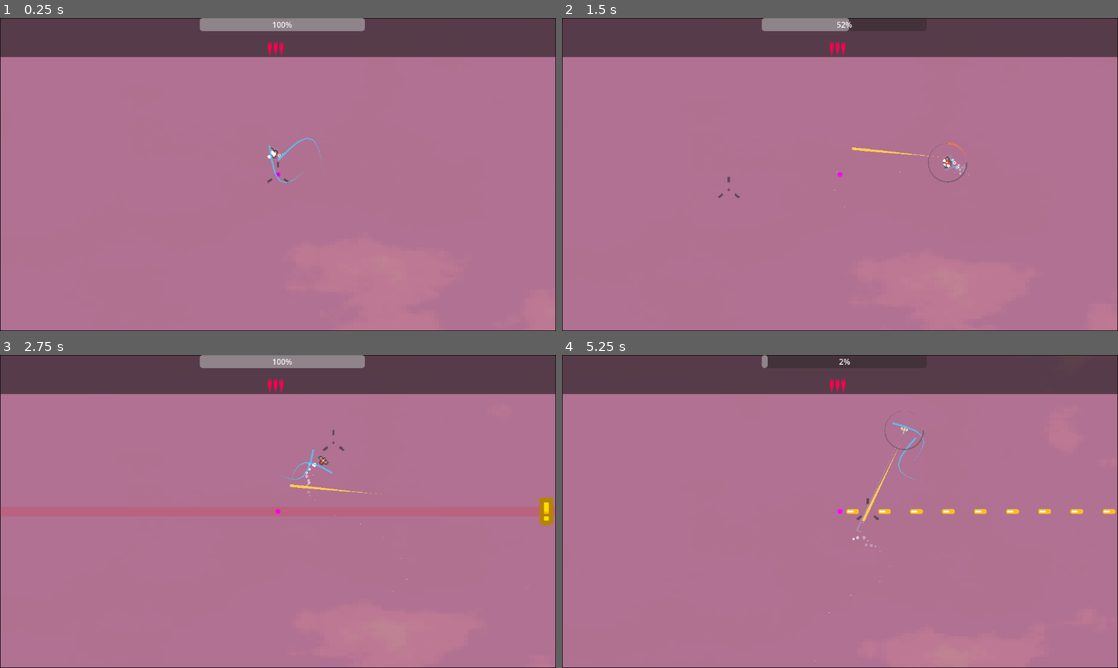
Above: before the commit, frames 1-4 (two rows, left to right).
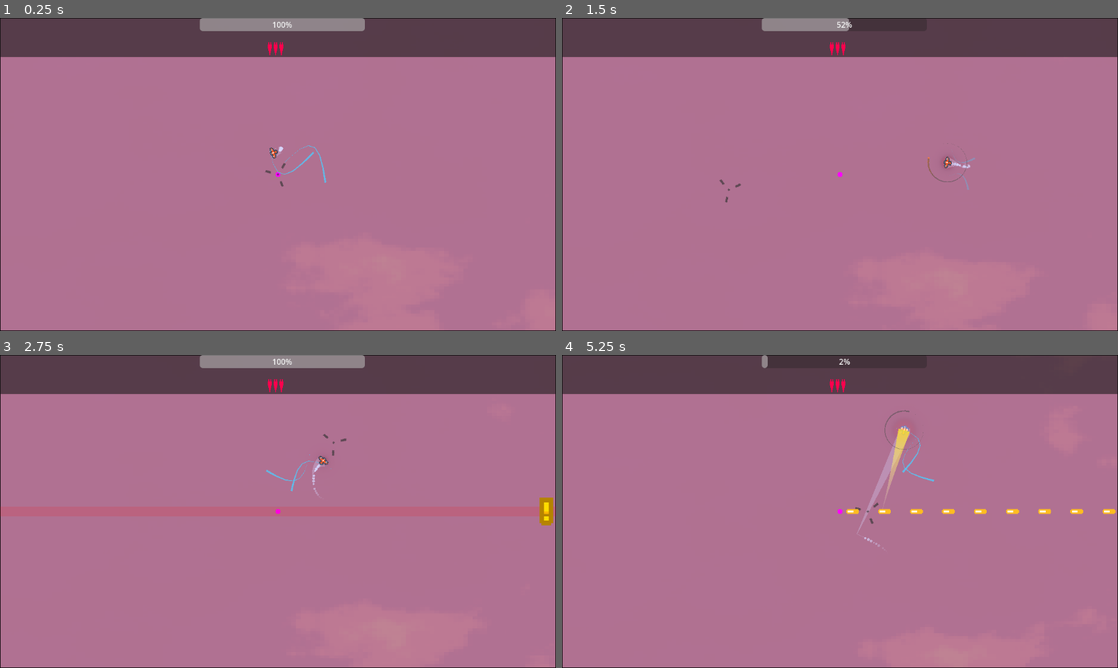
Above: after the commit, the same moments.

Repository: kickflip-games/red_alert
Game: Godot game, scene res://scenes/Main.tscn
Two runs of this game, one before a commit and one after it. Both use one fixed random seed, a clock stepped at 60 frames per second and the inputs below.
Inputs (mouse positions are in pixels of both pictures, inside the frame that each line leads up to):
- Up to frame 1 (0.25 s): no input
- Up to frame 2 (1.5 s): move the mouse to (962, 158) at 0.52 s; press the mouse at (962, 158) at 0.53 s; move the mouse to (728, 190) at 1.27 s; release the mouse at (728, 190) at 1.28 s; click (728, 190) at 1.35 s
- Up to frame 3 (2.75 s): move the mouse to (333, 442) at 2.02 s; press the mouse at (333, 442) at 2.03 s
- Up to frame 4 (5.25 s): move the mouse to (812, 574) at 2.77 s; release the mouse at (812, 574) at 2.78 s; click (812, 574) at 2.85 s; move the mouse to (1006, 558) at 3.52 s; press the mouse at (1006, 558) at 3.53 s; move the mouse to (673, 464) at 4.27 s; release the mouse at (673, 464) at 4.28 s; click (673, 464) at 4.35 s; move the mouse to (867, 511) at 5.02 s; press the mouse at (867, 511) at 5.03 s

The runs differ from the first frame. In frame 1, 0.3% of the frame differs, in the area x 47-59%, y 38-54%; in frame 2, 0.3%; in frame 3, 0.3%; in frame 4, 0.7%, in the area x 45-67%, y 17-98%.

Commit message:
add player FXs

Diff:
--- a/scenes/player/Player.gd
+++ b/scenes/player/Player.gd
@@ -26,7 +26,7 @@
 # --- Juice FX ---
 @export var hit_pause_duration := 0.08  # Hit pause duration
 @export var dash_bloom_intensity := 1.8
-@export var dash_trail_fade_speed := 5.0
+@export var dash_trail_fade_duration := 0.2
 @export var idle_pulse_speed := 2.0
 @export var dash_dial_radius := 40.0  # Distance from player center
 
@@ -50,7 +50,9 @@
 var dash_trail_points: Array = []
 var max_trail_points := 15
 var movement_trail_points: Array = []
-var max_movement_trail_points := 6
+var max_movement_trail_points := 20
+var dash_trail_tween: Tween
+var dash_trail_active = false
 
 # --- Nodes ---
 @onready var sprite: Sprite2D = $Sprite2D
@@ -76,14 +78,14 @@
 	reticle.modulate.a = 0.5
 	collision_area.connect("body_entered", _on_body_entered)
 	emit_signal("hp_changed", current_hp)
-	last_rotation = sprite.rotation
+	last_rotation = rotation
 
 	# Setup all visual systems
 	_setup_turn_fx()
-	_setup_dash_trail()
-	_setup_movement_trail()
+	#_setup_movement_trail()
 	_setup_dash_dial()
-	_setup_particles()
+
+
 
 func _setup_turn_fx():
 	# Left wing trail with curve support
@@ -96,15 +98,11 @@
 	turn_fx_right.default_color = Color(0.3, 0.8, 1.0, 0.0)
 	turn_fx_right.visible = false
 
-func _setup_dash_trail():
-	dash_trail.width = 6.0
-	dash_trail.default_color = Color(1.0, 0.8, 0.3, 1.0)
-	dash_trail.visible = false
 
 func _setup_movement_trail():
 	movement_trail.width = 2.0
-	movement_trail.default_color = Color(0.6, 0.9, 1.0, 0.4)
-	movement_trail.visible = false
+	movement_trail.default_color = Color(1.0, 1.0, 1.0, 0.7)
+	movement_trail.visible = true
 
 func _setup_dash_dial():
 	# Background circle (full circle)
@@ -116,18 +114,7 @@
 	dash_dial.width = 4.0
 	dash_dial.default_color = Color(0.2, 0.8, 1.0, 0.8)
 
-func _setup_particles():
-	# Movement particles for constant motion feedback
-	if movement_particles:
-		movement_particles.emitting = false
-		movement_particles.amount = 20
-		movement_particles.lifetime = 0.8
-
-	# Idle pulse particles for "alive" feeling
-	if idle_pulse_particles:
-		idle_pulse_particles.emitting = true
-		idle_pulse_particles.amount = 8
-		idle_pulse_particles.lifetime = 2.0
+
 
 func _process(delta):
 	if is_hit_paused:
@@ -150,7 +137,7 @@
 		_handle_mouse_input()
 		_apply_momentum_movement(delta)
 		dash_cooldown_timer = max(dash_cooldown_timer - delta, 0.0)
-		_fade_dash_trail(delta)
+
 		_update_movement_trail()
 		_update_movement_particles()
 
@@ -158,7 +145,7 @@
 	_update_turn_effects(delta)
 	_update_reticle(delta)
 	_update_dash_dial()
-	_update_idle_pulse(delta)
+	#_update_idle_pulse(delta)
 	emit_signal("dash_cooldown_updated", _get_dash_percent_ready())
 
 func _input(event):
@@ -220,7 +207,7 @@
 		current_speed *= dash_start_boost
 
 	global_position += dash_direction * current_speed * delta
-	sprite.rotation = dash_direction.angle()
+	rotation = dash_direction.angle()
 
 func end_dash():
 	is_dashing = false
@@ -238,6 +225,8 @@
 
 	# Add velocity for smooth transition
 	velocity += dash_direction * 200.0
+
+	start_dash_trail_fade()
 
 # --- Enhanced Movement System ---
 func _handle_mouse_input():
@@ -281,22 +270,22 @@
 func _handle_rotation_and_turns(delta):
 	if velocity.length() > 10.0:
 		var target_rotation = velocity.angle()
-		sprite.rotation = lerp_angle(sprite.rotation, target_rotation, turn_rate * delta)
-
-		var rotation_change = abs(angle_difference(sprite.rotation, last_rotation))
+		rotation = lerp_angle(rotation, target_rotation, turn_rate * delta)
+
+		var rotation_change = abs(angle_difference(rotation, last_rotation))
 		var turn_speed = rotation_change / delta
 
 		if turn_speed > sharp_turn_threshold:
 			_trigger_curved_turn_effects(turn_speed)
 
-		last_rotation = sprite.rotation
+		last_rotation = rotation
 
 # --- Enhanced Turn Effects with Curves ---
 func _trigger_curved_turn_effects(turn_intensity: float):
 	turn_fx_timer = turn_fx_duration
 
 	var wing_offset = 25.0
-	var wing_direction = Vector2(cos(sprite.rotation + PI/2), sin(sprite.rotation + PI/2))
+	var wing_direction = Vector2(cos(rotation + PI/2), sin(rotation + PI/2))
 
 	# Create curved trails based on velocity history
 	var left_wing_pos = global_position - wing_direction * wing_offset
@@ -325,22 +314,17 @@
 
 # --- Movement Trail System ---
 func _update_movement_trail():
-	if velocity.length() > 20.0:  # Only show trail when moving
-		movement_trail_points.append(global_position)
-		if movement_trail_points.size() > max_movement_trail_points:
-			movement_trail_points.pop_front()
-
-		movement_trail.visible = true
-		movement_trail.clear_points()
-
-		for i in range(movement_trail_points.size()):
-			var alpha = float(i) / float(movement_trail_points.size())
-			movement_trail.add_point(to_local(movement_trail_points[i]))
-			# Fade trail points
-			movement_trail.default_color.a = 0.4 * alpha
-	else:
-		movement_trail.visible = false
-		movement_trail_points.clear()
+	movement_trail_points.append(global_position)
+	if movement_trail_points.size() > max_movement_trail_points:
+		movement_trail_points.pop_front()
+
+	movement_trail.visible = true
+	movement_trail.clear_points()
+
+	# Add all points first
+	for point in movement_trail_points:
+		movement_trail.add_point(to_local(point))
+
 
 func _update_movement_particles():
 	if movement_particles:
@@ -388,45 +372,39 @@
 		var point = Vector2(cos(angle), sin(angle)) * radius
 		line.add_point(point)
 
-# --- Idle Pulse Effect ---
-func _update_idle_pulse(delta):
-	if idle_pulse_particles and velocity.length() < 10.0:  # Only when mostly idle
-		var t = Time.get_ticks_msec() / 1000.0
-		var pulse = sin(t * idle_pulse_speed) * 0.3 + 0.7
-		idle_pulse_particles.scale_amount_min = pulse
-		idle_pulse_particles.scale_amount_max = pulse * 1.2
-
-		# Subtle sprite pulse when idle
-		sprite.scale = Vector2.ONE * (1.0 + pulse * 0.05)
-
-# --- Enhanced Dash Trail ---
+
 func _update_dash_trail():
 	dash_trail_points.append(global_position)
 	if dash_trail_points.size() > max_trail_points:
 		dash_trail_points.pop_front()
 
 	dash_trail.clear_points()
-	for i in range(dash_trail_points.size()):
-		var alpha = float(i) / float(dash_trail_points.size())
-		dash_trail.add_point(to_local(dash_trail_points[i]))
-		# Create width variation for more dynamic trail
-		dash_trail.width = 6.0 * alpha
-
-func _fade_dash_trail(delta):
-	if dash_trail_points.size() > 0:
-		# Faster fade out
-		var remove_count = int(dash_trail_fade_speed * delta)
-		for i in range(remove_count):
-			if dash_trail_points.size() > 0:
-				dash_trail_points.pop_front()
-
-		if dash_trail_points.size() > 0:
-			dash_trail.clear_points()
-			for i in range(dash_trail_points.size()):
-				var alpha = float(i) / float(dash_trail_points.size())
-				dash_trail.add_point(to_local(dash_trail_points[i]))
-		else:
-			dash_trail.visible = false
+
+	# Add all points first
+	for point in dash_trail_points:
+		dash_trail.add_point(to_local(point))
+
+
+
+func start_dash_trail_fade():
+	if dash_trail_active:
+		return
+
+
+	dash_trail_tween = create_tween()
+	dash_trail_tween.finished.connect(_on_dash_trail_fade_complete)
+
+	dash_trail_active = true
+	# Tween the entire trail's modulate alpha from 1.0 to 0.0
+	dash_trail_tween.tween_property(dash_trail, "modulate:a", 0.0, dash_trail_fade_duration)
+
+func _on_dash_trail_fade_complete():
+	dash_trail.visible = false
+	dash_trail.modulate.a = 1.0  # Reset for next time
+	dash_trail_points.clear()
+	dash_trail_active = false
+
+
 
 # --- Rest of the original functions ---
 func _update_turn_effects(delta):
--- a/scenes/player/Player.tscn
+++ b/scenes/player/Player.tscn
@@ -1,23 +1,13 @@
-[gd_scene load_steps=15 format=3 uid="uid://corxhrleskgv"]
+[gd_scene load_steps=19 format=3 uid="uid://corxhrleskgv"]
 
 [ext_resource type="Script" uid="uid://ct2s5gu2mvdyu" path="res://scenes/player/Player.gd" id="1_p0vlq"]
 [ext_resource type="Texture2D" uid="uid://dnj15kqmp5xsi" path="res://assets/textures/ship.png" id="2_4kuee"]
 [ext_resource type="Texture2D" uid="uid://cyedncb0hj8an" path="res://assets/textures/crosshair102.png" id="2_gfjak"]
-[ext_resource type="Texture2D" uid="uid://cug8ieqscrkf" path="res://assets/textures/smoke/no_border/smoke.png" id="4_524rm"]
+[ext_resource type="Texture2D" uid="uid://o686rxigi4bg" path="res://assets/textures/smoke/no_border/smokeWhite2.png" id="4_tpg5x"]
+[ext_resource type="Texture2D" uid="uid://ngvl70ryox6o" path="res://assets/textures/particles/circles/circle_05.png" id="5_tpg5x"]
 
 [sub_resource type="CircleShape2D" id="CircleShape2D_4kuee"]
 radius = 4.0
-
-[sub_resource type="CanvasItemMaterial" id="CanvasItemMaterial_524rm"]
-particles_animation = true
-particles_anim_h_frames = 3
-particles_anim_v_frames = 1
-particles_anim_loop = false
-
-[sub_resource type="AtlasTexture" id="AtlasTexture_tpg5x"]
-atlas = ExtResource("4_524rm")
-region = Rect2(0, 0, 308, 123)
-filter_clip = true
 
 [sub_resource type="Curve" id="Curve_524rm"]
 _data = [Vector2(0, 0.98683333), 0.0, 0.0, 0, 0, Vector2(0.85160434, 0), 0.0, 0.0, 0, 0]
@@ -35,9 +25,7 @@
 
 [sub_resource type="ParticleProcessMaterial" id="ParticleProcessMaterial_4kuee"]
 particle_flag_disable_z = true
-emission_shape_scale = Vector3(5.81, 8.57, 1)
-emission_shape = 3
-emission_box_extents = Vector3(1, 1, 1)
+emission_shape_scale = Vector3(5.81, 2.79, 1)
 angle_min = -360.0
 angle_max = 360.00003
 initial_velocity_min = -1.0
@@ -47,15 +35,36 @@
 scale_max = 0.099999994
 scale_curve = SubResource("CurveTexture_pn6s4")
 alpha_curve = SubResource("CurveTexture_tpg5x")
-anim_offset_max = 1.0
+
+[sub_resource type="Curve" id="Curve_tpg5x"]
+_data = [Vector2(0, 0.4698795), 0.0, 0.0, 0, 0, Vector2(0.49360144, 0.40160638), 0.0, 0.0, 0, 0, Vector2(1, 0), 0.0, 0.0, 0, 0]
+point_count = 3
+
+[sub_resource type="CurveTexture" id="CurveTexture_c3xxp"]
+curve = SubResource("Curve_tpg5x")
+
+[sub_resource type="Curve" id="Curve_npwbq"]
+_data = [Vector2(0, 0), 0.0, -0.11413006, 0, 0, Vector2(0.99999994, 0.9962482), 0.0, 0.0, 0, 0]
+point_count = 2
+
+[sub_resource type="CurveTexture" id="CurveTexture_v42im"]
+curve = SubResource("Curve_npwbq")
 
 [sub_resource type="ParticleProcessMaterial" id="ParticleProcessMaterial_524rm"]
 particle_flag_disable_z = true
-gravity = Vector3(0, 98, 0)
+gravity = Vector3(0, 0, 0)
+scale_min = 0.29999998
+scale_max = 0.29999998
+scale_curve = SubResource("CurveTexture_v42im")
+color = Color(0.99999946, 0.25715935, 0.14630243, 1)
+alpha_curve = SubResource("CurveTexture_c3xxp")
 
 [sub_resource type="Curve" id="Curve_4kuee"]
-_data = [Vector2(0, 1), 0.0, 0.0, 0, 0, Vector2(0.99053025, 0), 0.0, 0.0, 0, 0]
+_data = [Vector2(0, 0), 0.0, 0.0, 0, 0, Vector2(1, 1), 1.5548363, 0.0, 0, 0]
 point_count = 2
+
+[sub_resource type="Gradient" id="Gradient_tpg5x"]
+colors = PackedColorArray(1, 1, 1, 0, 1, 0.9063318, 0.13335153, 1)
 
 [node name="Player" type="Node2D"]
 script = ExtResource("1_p0vlq")
@@ -75,11 +84,11 @@
 shape = SubResource("CircleShape2D_4kuee")
 
 [node name="MovementParticles" type="GPUParticles2D" parent="."]
-material = SubResource("CanvasItemMaterial_524rm")
+z_index = -1
 position = Vector2(-10, 0)
-amount = 10
-texture = SubResource("AtlasTexture_tpg5x")
-lifetime = 2.0
+amount = 20
+texture = ExtResource("4_tpg5x")
+lifetime = 0.8
 randomness = 0.5
 process_material = SubResource("ParticleProcessMaterial_4kuee")
 
@@ -87,13 +96,19 @@
 process_material = SubResource("ParticleProcessMaterial_524rm")
 
 [node name="IdlePulseParticles" type="GPUParticles2D" parent="."]
+z_index = -1
+amount = 2
+texture = ExtResource("5_tpg5x")
+lifetime = 3.0
+local_coords = true
 process_material = SubResource("ParticleProcessMaterial_524rm")
 
 [node name="MovementTrail" type="Line2D" parent="."]
-position = Vector2(0, -8)
-points = PackedVector2Array(0, 0, 0, 0)
-width = 5.0
+z_index = -1
+points = PackedVector2Array(-33.25, 0, -30, 0, -25, 0, -20, 0, -15, 0, -10, 0, -5, 0, 0, 0)
+width = 24.18
 width_curve = SubResource("Curve_4kuee")
+default_color = Color(1, 1, 1, 0.30600002)
 
 [node name="TurnFXLeft" type="Line2D" parent="."]
 position = Vector2(0, -8)
@@ -108,9 +123,12 @@
 width_curve = SubResource("Curve_4kuee")
 
 [node name="DashTrail" type="Line2D" parent="."]
-points = PackedVector2Array(0, 0, 0, 0)
+visible = false
+points = PackedVector2Array(-20.13, 0, 0, 0)
+width = 24.18
 width_curve = SubResource("Curve_4kuee")
-default_color = Color(0, 0, 0, 1)
+default_color = Color(1, 0.9063318, 0.13335153, 1)
+gradient = SubResource("Gradient_tpg5x")
 
 [node name="DashDial" type="Line2D" parent="."]
 points = PackedVector2Array(0, 0, 0, 0)
Binary file added: assets/textures/logo.png
Not shown, added: assets/textures/logo.png.import
Not shown, added: assets/textures/particles/circles/circle_01.png.import
Not shown, added: assets/textures/particles/circles/circle_02.png.import
Not shown, added: assets/textures/particles/circles/circle_03.png.import
Not shown, added: assets/textures/particles/circles/circle_04.png.import
Not shown, added: assets/textures/particles/circles/circle_05.png.import
Binary file changed: assets/textures/smoke/no_border/smoke.png
